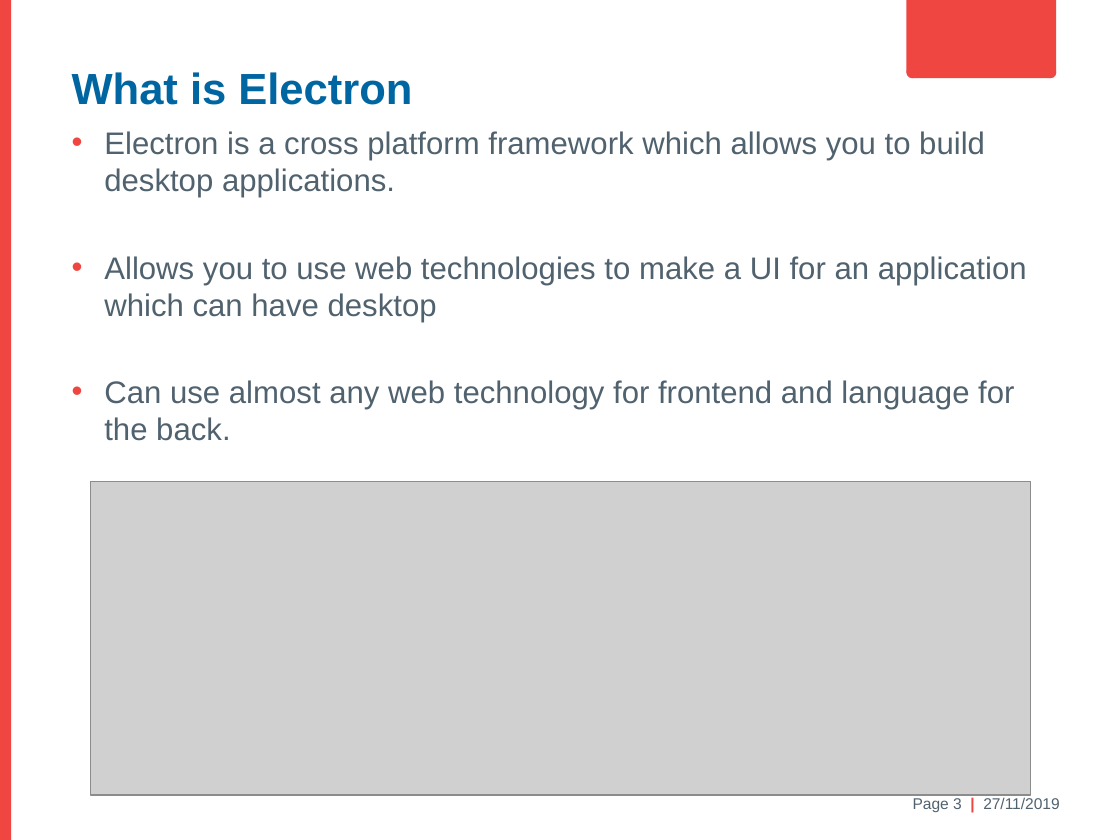
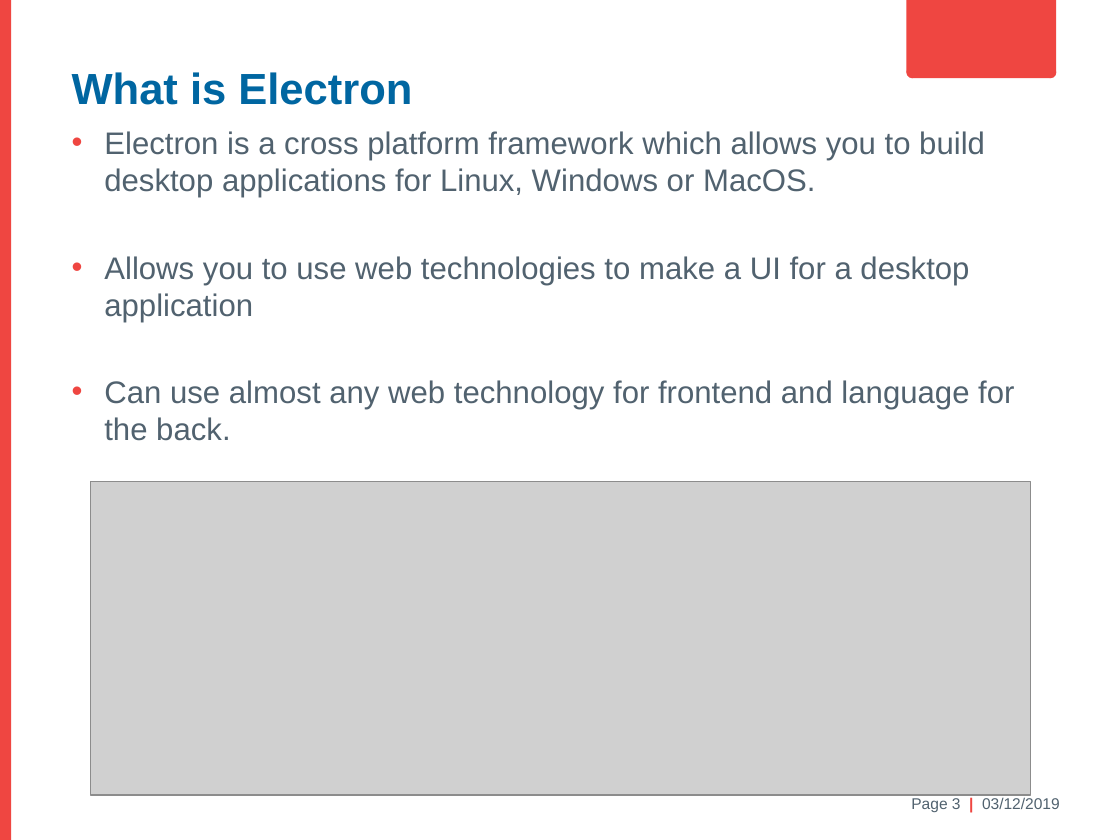
Before and after one commit to antonmaeso/HastingsPier, a slide deck: slide 3 of Electron Brownbag.pptx. Drawn at 1120x840 pixels with LibreOffice and Linux fonts; fonts in the diff are those of the drawing; grey boxes stand for pictures; background and template pictures are left out. Boxes give left, top, right and bottom in pixels: in the first picture for what was removed or moved away, otherwise in the second. Text is boxed around its words. In the diff, an @@ line names an element or a change of style, - is before the commit and + after.

```diff
--- a/Electron Brownbag.pptx
+++ b/Electron Brownbag.pptx
@@ text at bbox=[104, 131, 985, 322]: text changed @@
-• Electron is a cross platform framework which allows you to build desktop applications.
-• Allows you to use web technologies to make a UI for an application which can have desktop
+• Electron is a cross platform framework which allows you to build desktop applications for Linux, Windows or MacOS.
+• Allows you to use web technologies to make a UI for a desktop application
@@ text at bbox=[911, 797, 1060, 812]: text changed @@
-Page 3 | 27/11/2019
+Page 3 | 03/12/2019
```
Also in this commit, not shown: 6 other slides changed.
